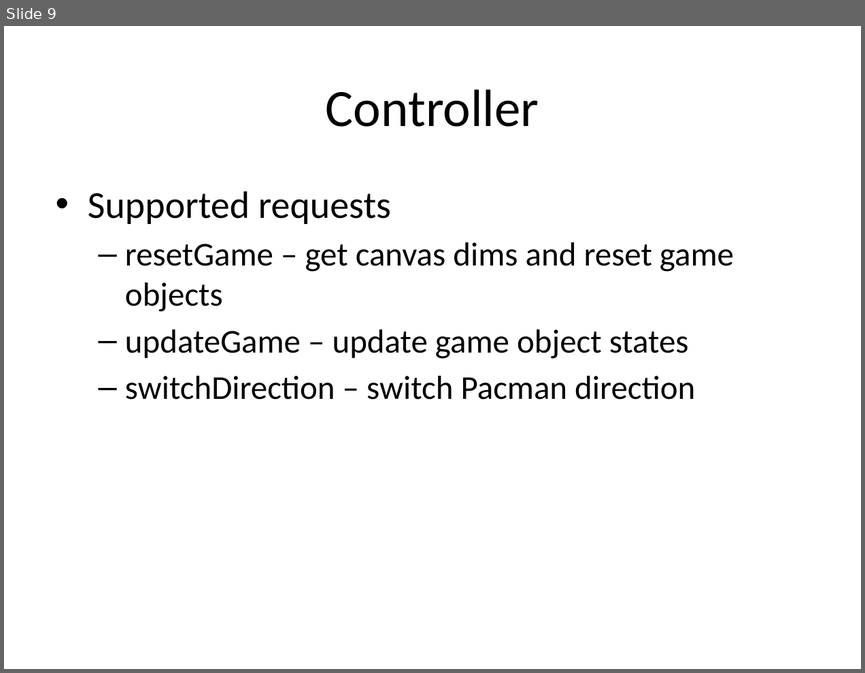
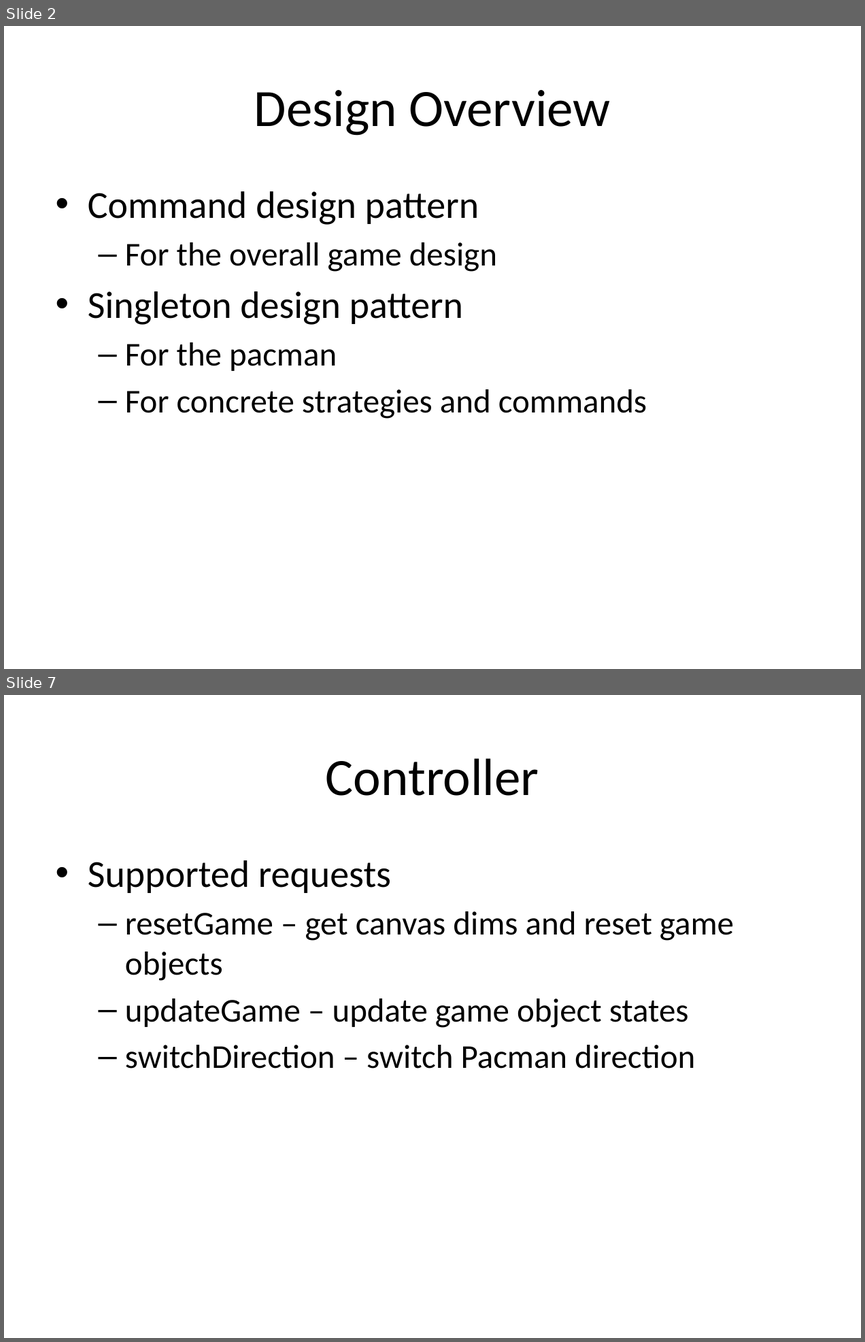
Before and after one commit to 11manu96/comp504-H7, a slide deck: src/main/resources/hw7_presentation.pptx. Shown one above the other, each under a label of ours: slide 9 before the commit, slides 2 and 7 after it; the slides between them are not shown. The pictures are 865x673 and 865x1342 pixels, drawn with LibreOffice and Linux fonts; fonts in the diff are those of the drawing. Boxes give left, top, right and bottom in pixels: in the first picture for what was removed or moved away, otherwise in the second. Text is boxed around its words. In the diff, an @@ line names an element or a change of style, - is before the commit and + after.

```diff
--- a/src/main/resources/hw7_presentation.pptx
+++ b/src/main/resources/hw7_presentation.pptx
@@ slide 2 added at <box>4,26,861,669</box>, background #FFFFFF @@
@@ title added at <box>254,90,611,135</box>, 44 pt, text #000000 @@
+Design Overview
@@ text added at <box>88,191,647,418</box>, 28 pt, text #000000 @@
+• Command design pattern
+  – For the overall game design
+• Singleton design pattern
+  – For the pacman
+  – For concrete strategies and commands
@@ what was slide 9 is now slide 7 @@
```
Also in this commit, not shown: 6 slides changed, 3 other slides added, 19 other files.
